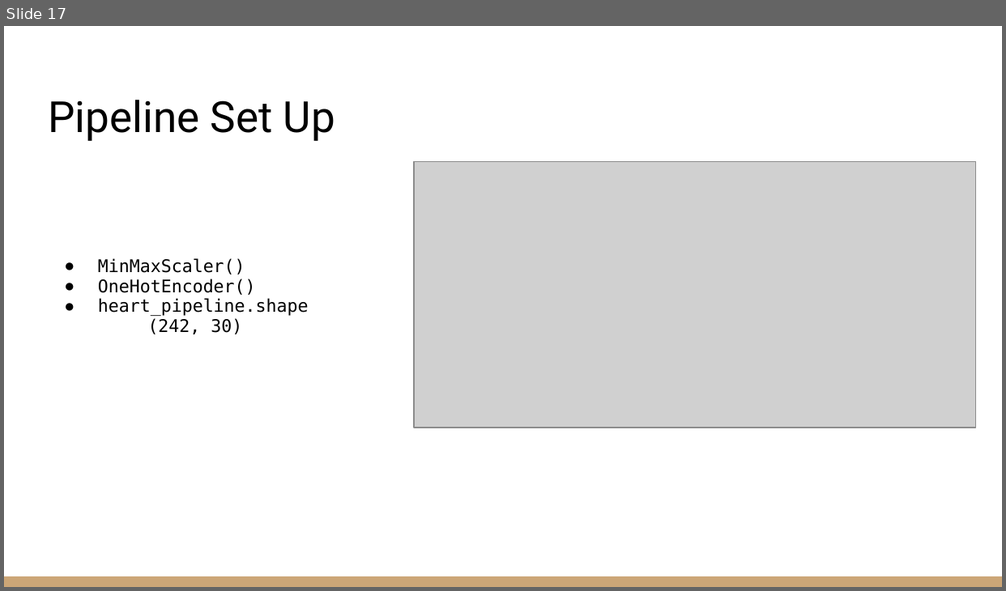
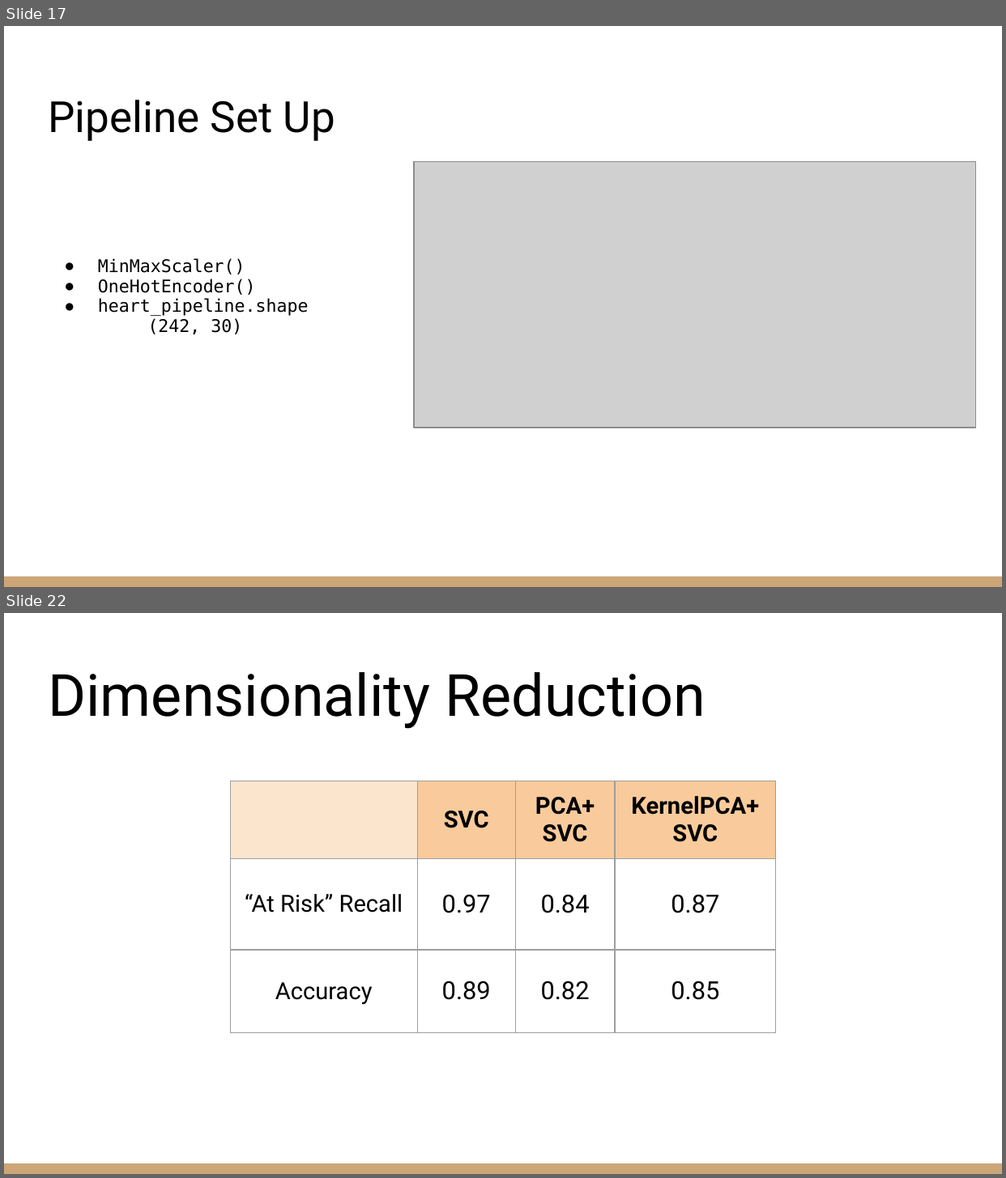
Before and after one commit to zachcarlson/HeartAttackPredictor, a slide deck: documents/DSCI 631 Final Project Presentation.pptx. Shown one above the other, each under a label of ours: slide 17 before the commit, slides 17 and 22 after it; the slides between them are not shown. The pictures are 1006x591 and 1006x1178 pixels, drawn with LibreOffice and Linux fonts; fonts in the diff are those of the drawing; grey boxes stand for pictures. Boxes give left, top, right and bottom in pixels: in the first picture for what was removed or moved away, otherwise in the second. Text is boxed around its words. In the diff, an @@ line names an element or a change of style, - is before the commit and + after.

```diff
--- a/documents/DSCI 631 Final Project Presentation.pptx
+++ b/documents/DSCI 631 Final Project Presentation.pptx
@@ slide 22 added at <box>4,613,1002,1174</box>, background #FFFFFF; not listed: 1 template element that a slide beside it also shows @@
@@ title added at <box>48,672,705,729</box>, 42 pt, text #000000 @@
+Dimensionality Reduction
@@ table added at <box>231,781,777,1109</box>, 3 rows, 4 columns @@
+ | SVC | PCA+ SVC | KernelPCA+ SVC
+“At Risk” Recall | 0.97 | 0.84 | 0.87
+Accuracy | 0.89 | 0.82 | 0.85
```
Also in this commit, not shown: 11 slides changed, 4 other slides added, 2 slides removed, 2 other files.
